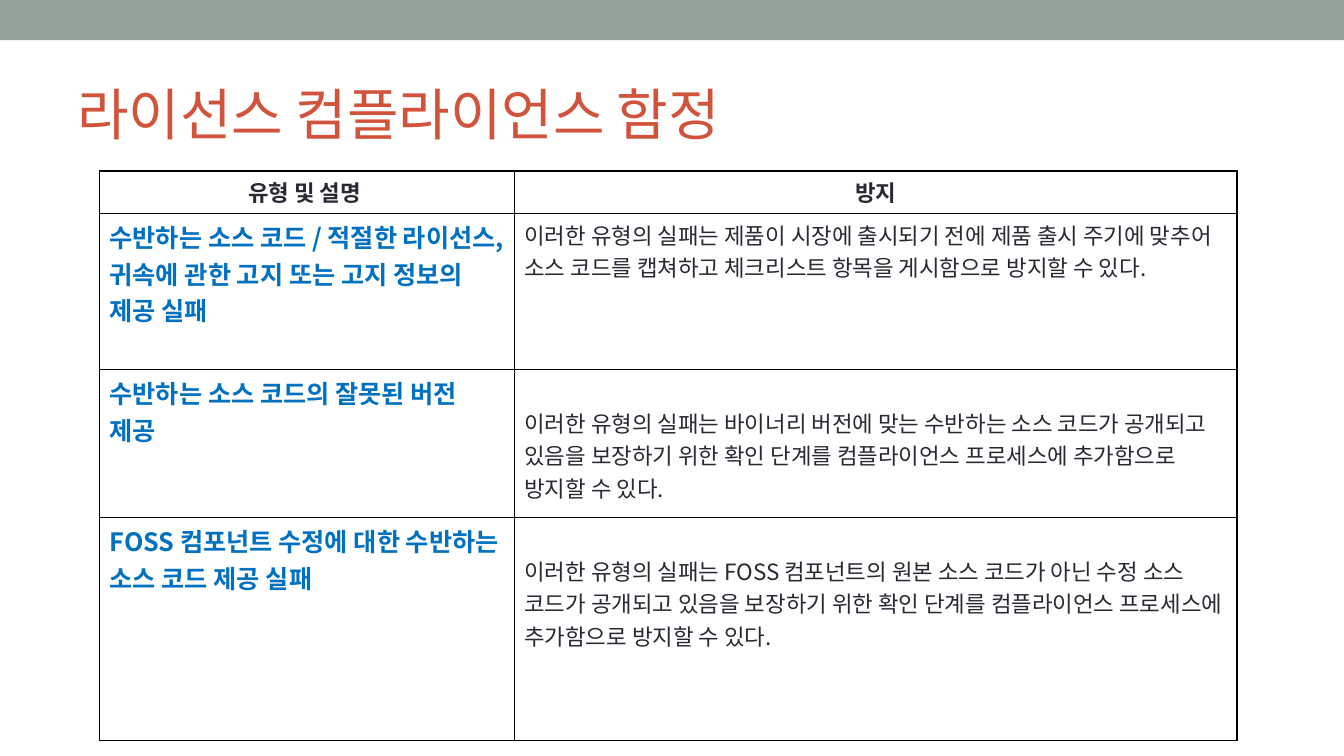
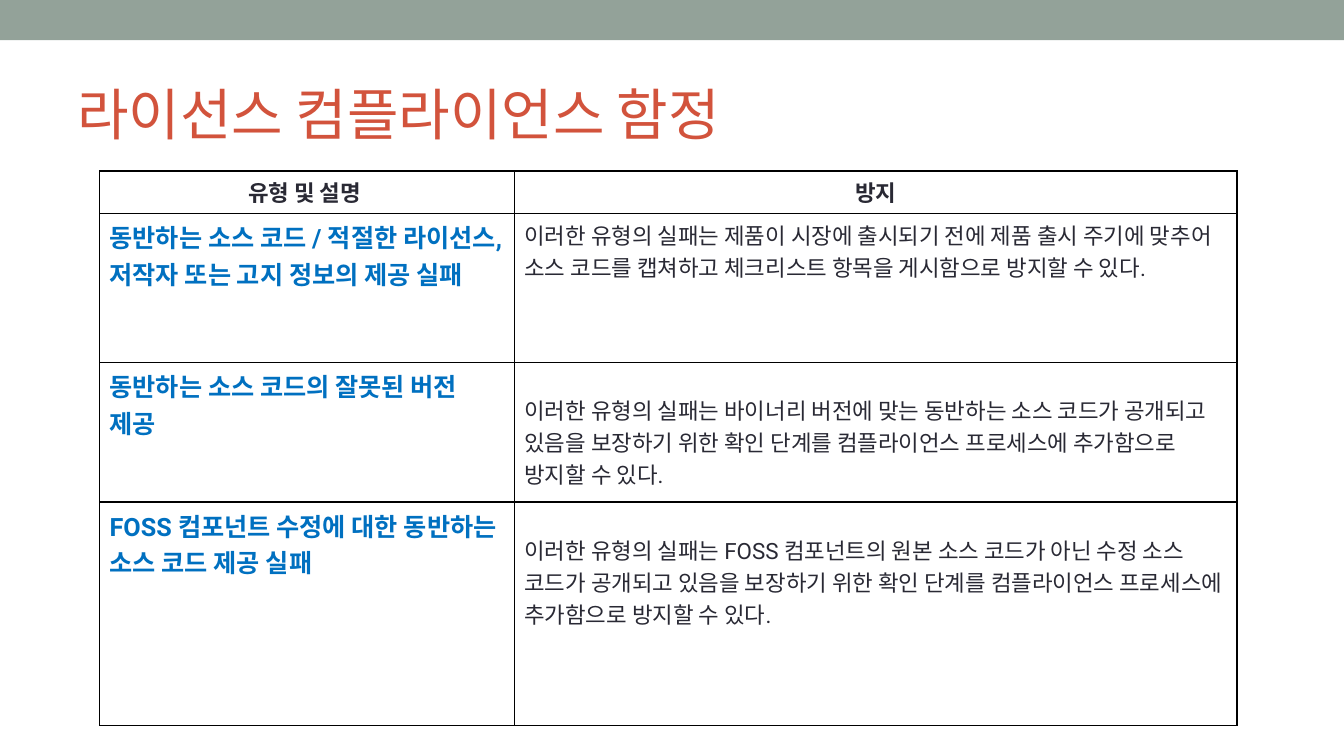
Before and after one commit to OpenChain-KWG/Curriculum-Translation-KR, a slide deck: slide 72 of target/slides/openchain-curriculum-for-1-1.pptx. Drawn at 1344x756 pixels with LibreOffice and Linux fonts; fonts in the diff are those of the drawing; background and template pictures are left out. Boxes give left, top, right and bottom in pixels: in the first picture for what was removed or moved away, otherwise in the second. Text is boxed around its words. In the diff, an @@ line names an element or a change of style, - is before the commit and + after.

```diff
--- a/target/slides/openchain-curriculum-for-1-1.pptx
+++ b/target/slides/openchain-curriculum-for-1-1.pptx
@@ table at [100, 171, 1238, 629] @@
-row 2, column 1: 수반하는 소스 코드 / 적절한 라이선스, 귀속에 관한 고지 또는 고지 정보의 제공 실패
+row 2, column 1: 동반하는 소스 코드 / 적절한 라이선스, 저작자 또는 고지 정보의 제공 실패
-row 3, column 1: 수반하는 소스 코드의 잘못된 버전 제공
+row 3, column 1: 동반하는 소스 코드의 잘못된 버전 제공
-row 3, column 2: 이러한 유형의 실패는 바이너리 버전에 맞는 수반하는 소스 코드가 공개되고 있음을 보장하기 위한 확인 단계를 컴플라이언스 프로세스에 추가함으로 방지할 수 있다.
+row 3, column 2: 이러한 유형의 실패는 바이너리 버전에 맞는 동반하는 소스 코드가 공개되고 있음을 보장하기 위한 확인 단계를 컴플라이언스 프로세스에 추가함으로 방지할 수 있다.
-row 4, column 1: FOSS 컴포넌트 수정에 대한 수반하는 소스 코드 제공 실패
+row 4, column 1: FOSS 컴포넌트 수정에 대한 동반하는 소스 코드 제공 실패
@@ font Noto Sans CJK KR to Roboto in "유형 및 설명", "방지", "이러한 유형의 실패는 제품이 시장에 출시되기 전에 ...", "이러한 유형의 실패는 FOSS 컴포넌트의 원본 소스 ..." @@
```
Also in this commit, not shown: 82 other slides changed, 3 other files.
